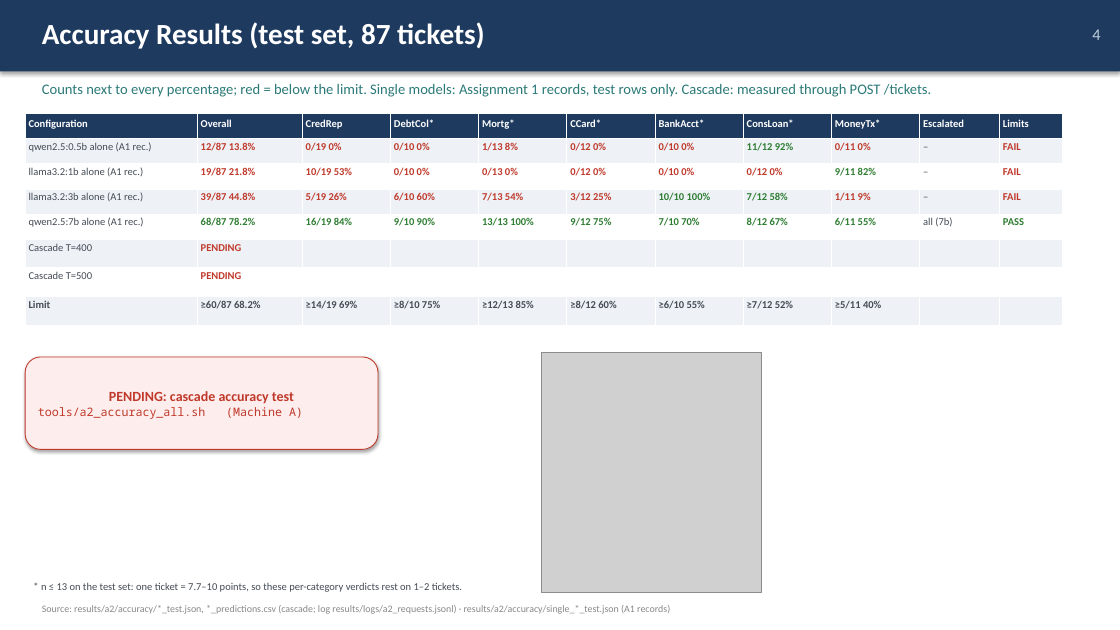
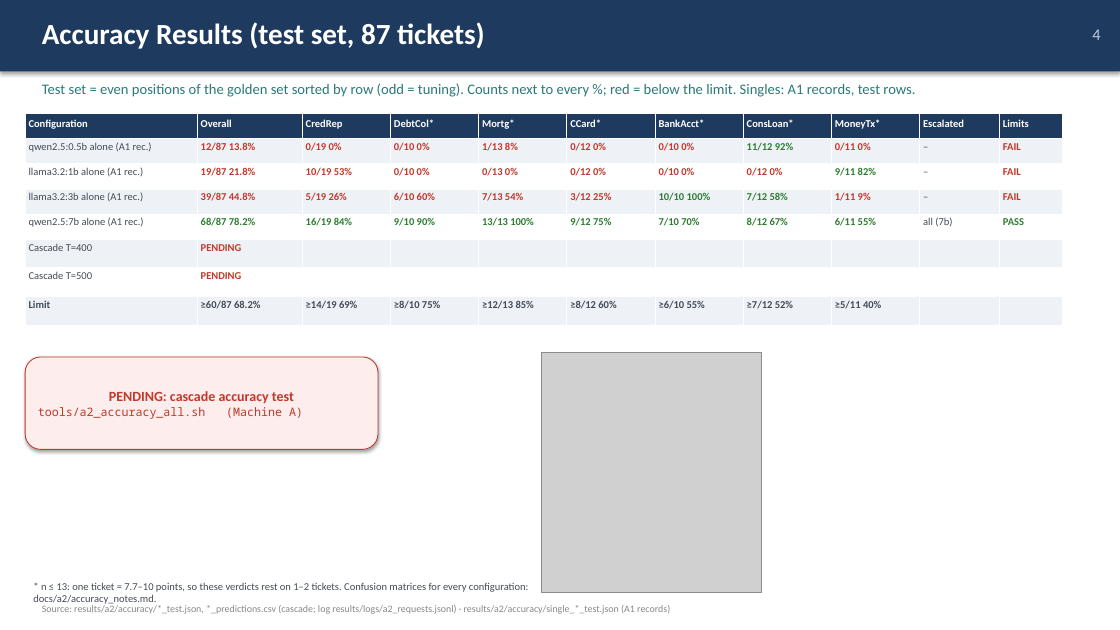
Before and after one commit to AlvinKoh1/ICT3113-Assignment2, a slide deck: slide 4 of deck/Group09_A2.pptx. Drawn at 1120x630 pixels with LibreOffice and Linux fonts; fonts in the diff are those of the drawing; grey boxes stand for pictures. Boxes give left, top, right and bottom in pixels: in the first picture for what was removed or moved away, otherwise in the second. Text is boxed around its words. In the diff, an @@ line names an element or a change of style, - is before the commit and + after.

```diff
--- a/deck/Group09_A2.pptx
+++ b/deck/Group09_A2.pptx
@@ text at bbox=[42, 83, 915, 97]: text changed @@
-Counts next to every percentage; red = below the limit. Single models: Assignment 1 records, test rows only. Cascade: measured through POST /tickets.
+Test set = even positions of the golden set sorted by row (odd = tuning). Counts next to every %; red = below the limit. Singles: A1 records, test rows.
@@ text at bbox=[33, 582, 529, 606]: text changed @@
-* n ≤ 13 on the test set: one ticket = 7.7–10 points, so these per-category verdicts rest on 1–2 tickets.
+* n ≤ 13: one ticket = 7.7–10 points, so these verdicts rest on 1–2 tickets. Confusion matrices for every configuration: docs/a2/accuracy_notes.md.
```
Also in this commit, not shown: 1 other slide changed, 6 other files.
